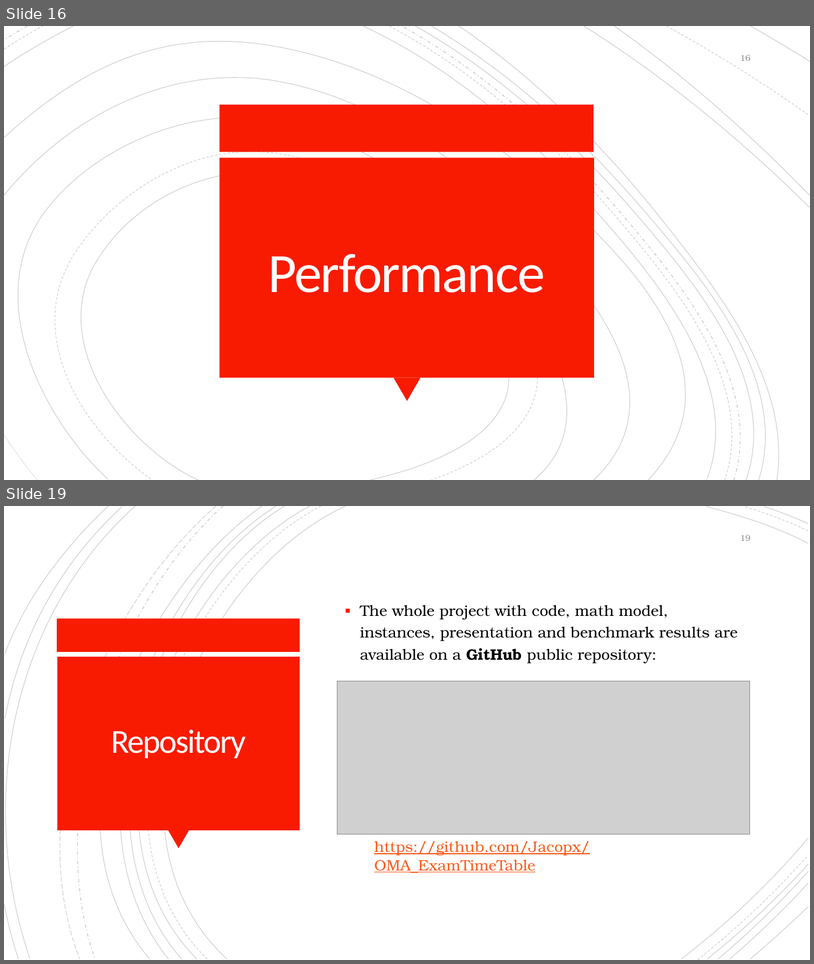
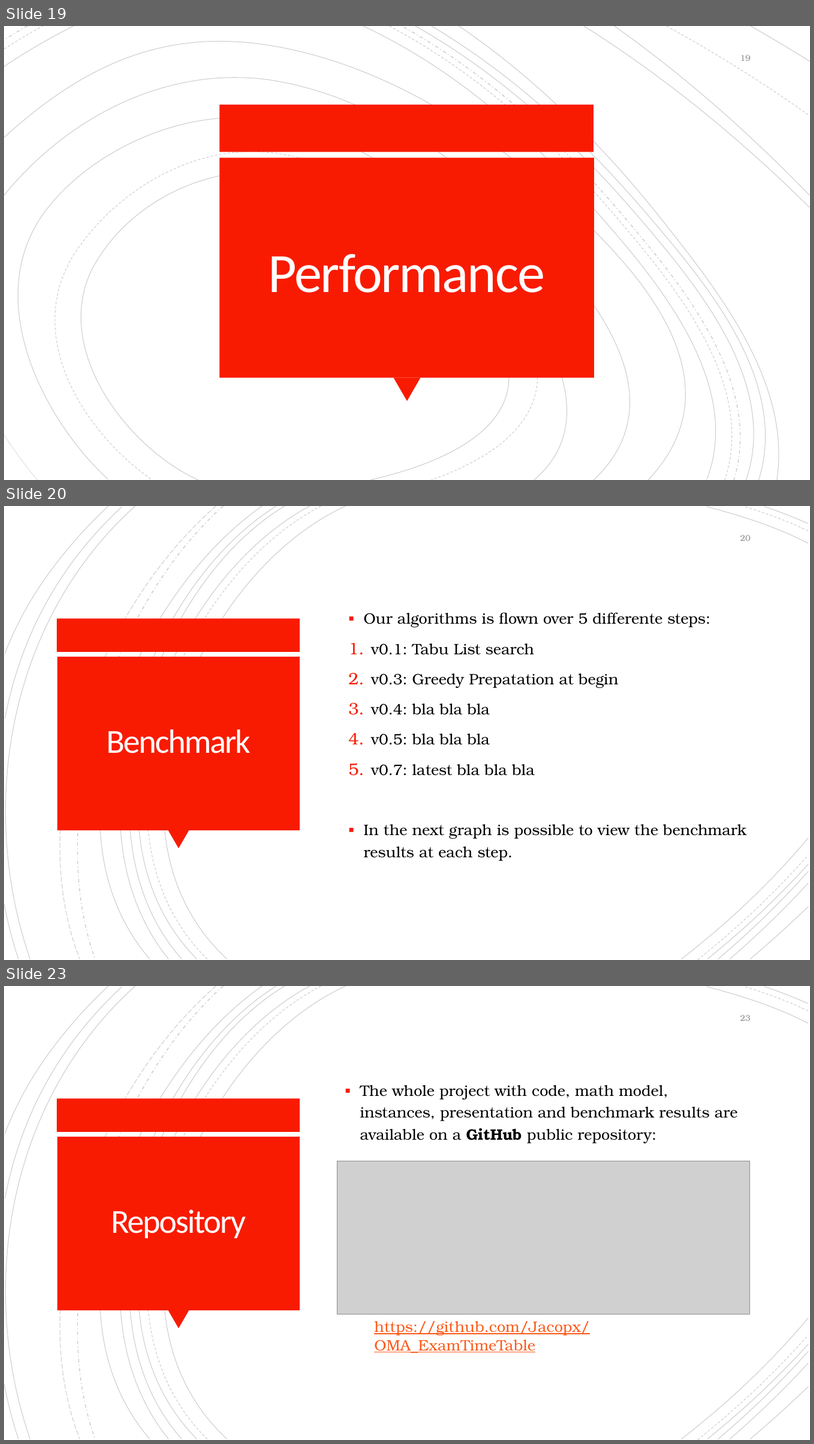
Before and after one commit to Jacopx/OMA_ExamTimeTable, a slide deck: PowerPoint/OMA-MZ_03-Presentation.pptx. Shown one above the other, each under a label of ours: slides 16 and 19 before the commit, slides 19, 20 and 23 after it; the slides between them are not shown. The pictures are 814x964 and 814x1444 pixels, drawn with LibreOffice and Linux fonts; fonts in the diff are those of the drawing; grey boxes stand for pictures. Boxes give left, top, right and bottom in pixels: in the first picture for what was removed or moved away, otherwise in the second. Text is boxed around its words. In the diff, an @@ line names an element or a change of style, - is before the commit and + after.

Commit message:
Fixing graph, adding new DevHistory graph and some reordering

```diff
--- a/PowerPoint/OMA-MZ_03-Presentation.pptx
+++ b/PowerPoint/OMA-MZ_03-Presentation.pptx
@@ slide 20 added at [4,506,810,960], background #FFFFFF; not listed: 24 template elements that a slide beside it also shows @@
@@ page number added at [741,535,751,541], 10 pt, text #8C8C8C @@
+20
@@ text added at [364,612,747,861], 18 pt, text #000000 @@
+▪ Our algorithms is flown over 5 differente steps:
+1. v0.1: Tabu List search
+2. v0.3: Greedy Prepatation at begin
+3. v0.4: bla bla bla
+4. v0.5: bla bla bla
+5. v0.7: latest bla bla bla
+▪ In the next graph is possible to view the benchmark results at each step.
@@ title added at [107,729,251,753], 40 pt, text #FFFEFF @@
+Benchmark
@@ what was slide 16 is now slide 19 @@
@@ page number at [741,55,751,61]: text changed @@
-16
+19
@@ what was slide 19 is now slide 23 @@
@@ page number at [741,1015,751,1021]: text changed @@
-19
+23
```
Also in this commit, not shown: 1 slide changed, 3 other slides added, 3 other files.
